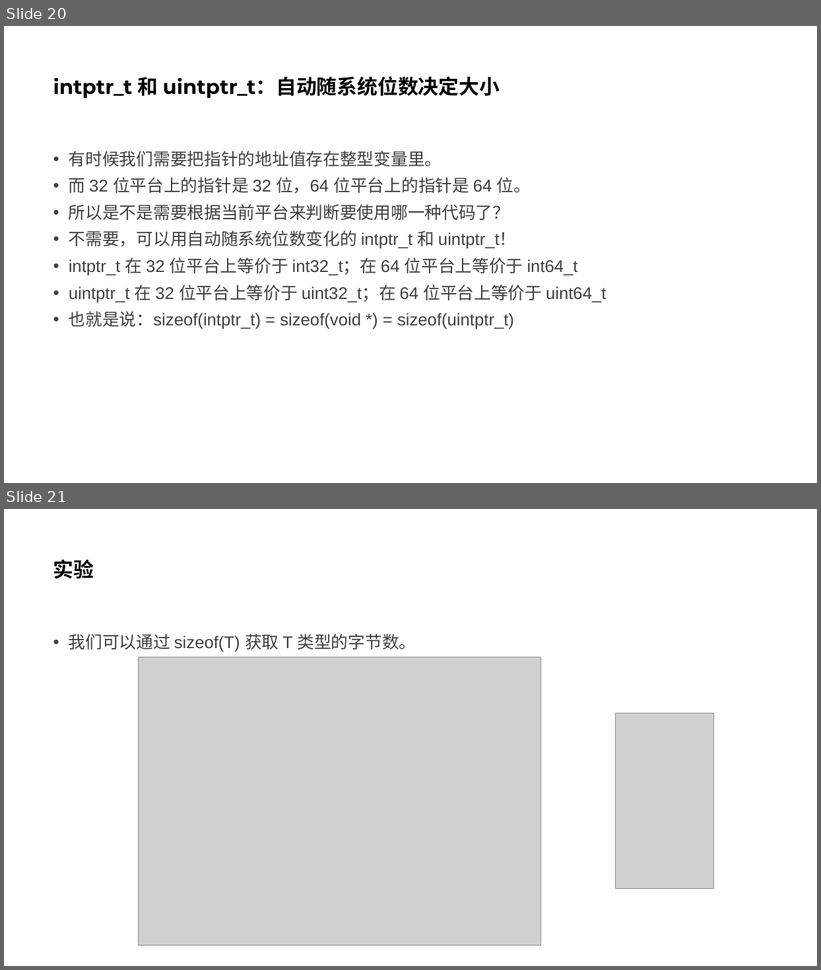
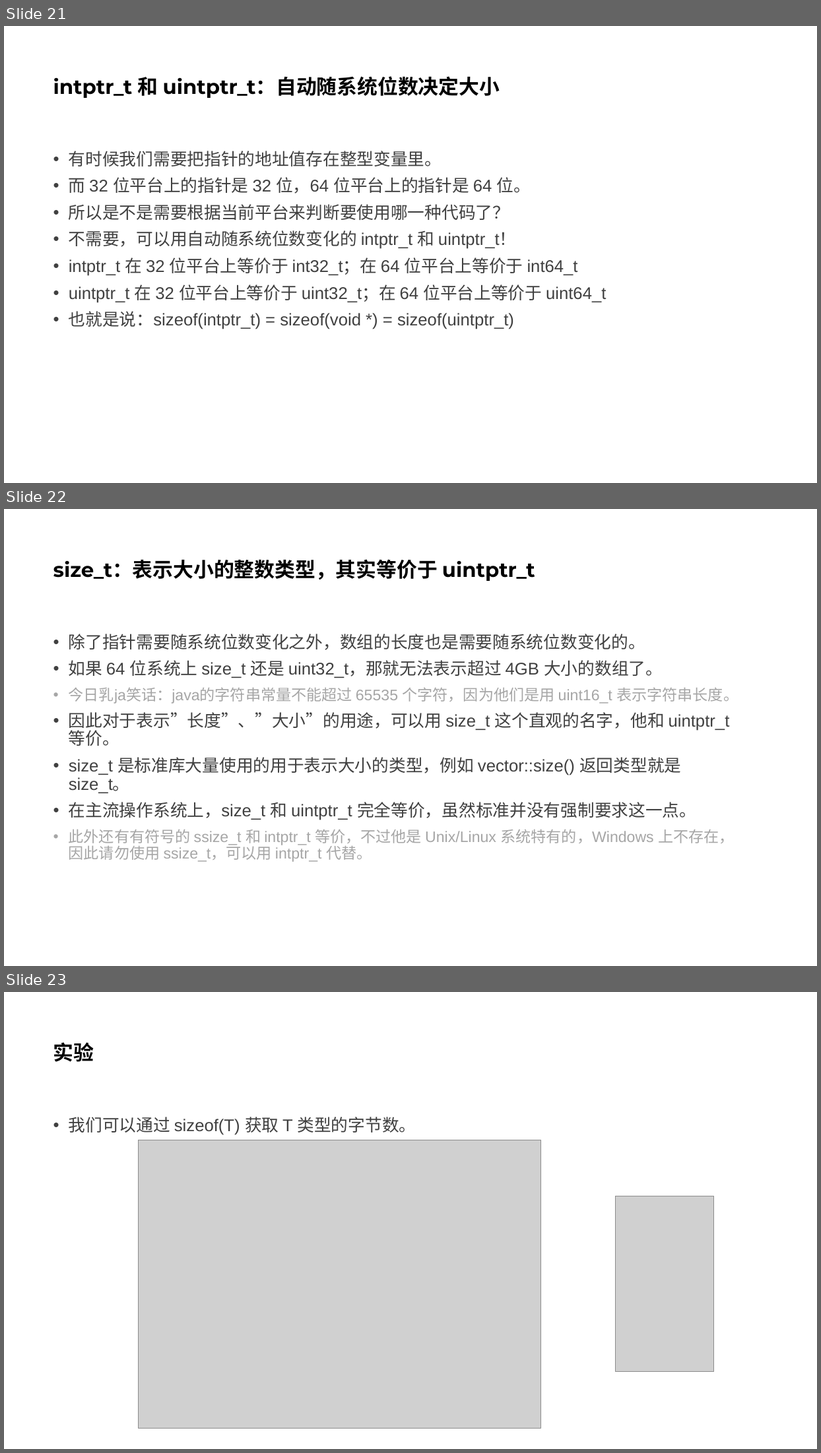
Before and after one commit to parallel101/course, a slide deck: 12/slides.pptx. Shown one above the other, each under a label of ours: slides 20 and 21 before the commit, slides 21, 22 and 23 after it. The pictures are 821x970 and 821x1453 pixels, drawn with LibreOffice and Linux fonts; fonts in the diff are those of the drawing; grey boxes stand for pictures. Boxes give left, top, right and bottom in pixels: in the first picture for what was removed or moved away, otherwise in the second. Text is boxed around its words. In the diff, an @@ line names an element or a change of style, - is before the commit and + after.

```diff
--- a/12/slides.pptx
+++ b/12/slides.pptx
@@ slide 22 added at [4,509,817,966], background #FFFFFF @@
@@ title added at [54,559,535,581], 24 pt, text #000000, bold @@
+size_t：表示大小的整数类型，其实等价于 uintptr_t
@@ text added at [69,634,739,862], 20 pt, text #404040 @@
+• 除了指针需要随系统位数变化之外，数组的长度也是需要随系统位数变化的。
+• 如果 64 位系统上 size_t 还是 uint32_t，那就无法表示超过 4GB 大小的数组了。
+• 今日乳ja笑话：java的字符串常量不能超过 65535 个字符，因为他们是用 uint16_t 表示字符串长度。
+• 因此对于表示”长度”、”大小”的用途，可以用 size_t 这个直观的名字，他和 uintptr_t 等价。
+• size_t 是标准库大量使用的用于表示大小的类型，例如 vector::size() 返回类型就是 size_t。
+• 在主流操作系统上，size_t 和 uintptr_t 完全等价，虽然标准并没有强制要求这一点。
+• 此外还有有符号的 ssize_t 和 intptr_t 等价，不过他是 Unix/Linux 系统特有的，Windows 上不存在，因此请勿使用 ssize_t，可以用 intptr_t 代替。
@@ what was slide 20 is now slide 21 @@
@@ what was slide 21 is now slide 23 @@
```
Also in this commit, not shown: 1 other slide added, 5 other files.
